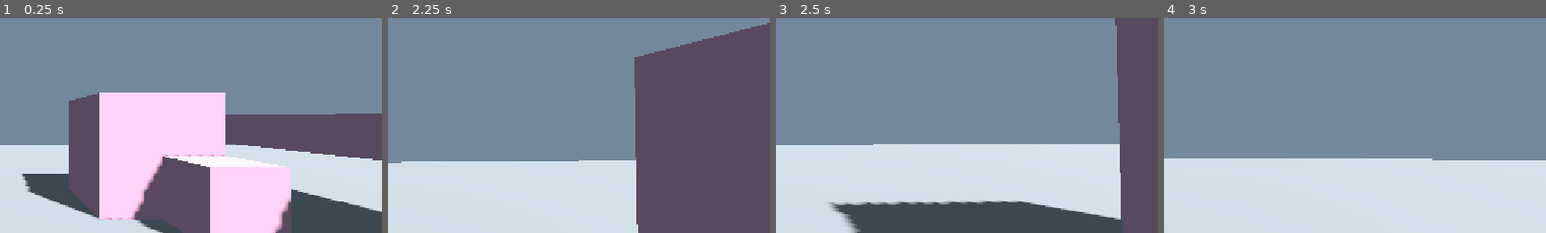
Above: before the commit, frames 1-4 (left to right).
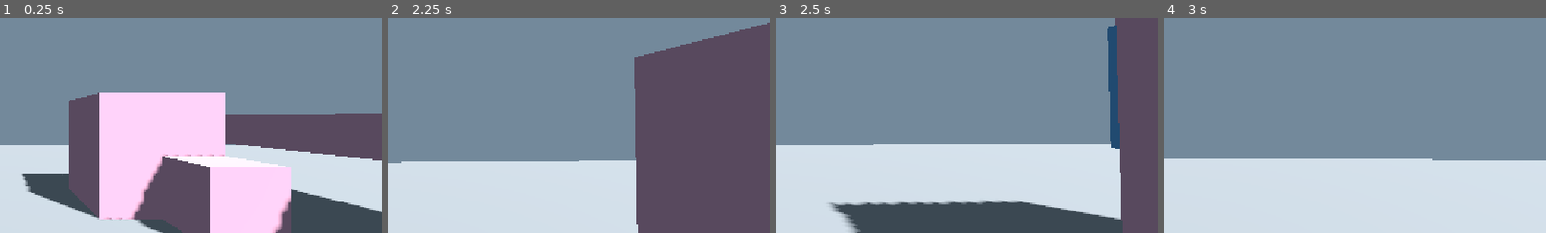
Above: after the commit, the same moments.

Repository: Midnight-Static/LSD-JAM-2026
Game: Godot game, scene res://scenes/test_level.tscn
Two runs of this game, one before a commit and one after it. Both use one fixed random seed, a clock stepped at 60 frames per second and the inputs below. The project has no main scene, so this scene is started directly.
Inputs (mouse positions are % of the whole screen's width and height, from its top left):
- Up to frame 1 (0.25 s): no input
- Up to frame 2 (2.25 s): tap Enter at 0.5 s; move the mouse to (55, 50) at 0.52 s; hold Ctrl (crouch) 0.53-1.28 s; hold W (move_forward) from 0.53 s (still down); tap Space (jump) at 0.77, 1.52 s; tap E (interact) at 0.8, 1.35 s; move the mouse to (45, 50) at 1.27 s; tap Ctrl (crouch) at 1.55 s; move the mouse to (52, 48) at 2.02 s; hold Ctrl (crouch) from 2.03 s (still down)
- Up to frame 3 (2.5 s): keep holding W (move_forward); keep holding Ctrl (crouch); tap E (interact) at 2.3 s
- Up to frame 4 (3 s): keep holding W (move_forward); move the mouse to (49, 52) at 2.77 s; release Ctrl (crouch) at 2.78 s; tap E (interact) at 2.85 s
The pictures show only the part of the screen within x 50-100%, y 27-77%; the shares and areas given below are measured in that part.

Frames 1-2 are identical in both runs. In frame 3, 1.3% of the frame differs, in the area x 86-90%, y 3-61%; in frame 4, nothing differs.

Commit message:
Add interactable buttons and dialogue system

Diff:
--- /dev/null
+++ b/lsdjam/scenes/dialogue_button.gd
@@ -0,0 +1,8 @@
+extends StaticBody3D
+
+# Reference to the dialogue UI in the current scene
+@onready var dialogue_ui = get_tree().current_scene.get_node("DialogueUI")
+
+# Called when the player presses E on this button
+func interact() -> void:
+	dialogue_ui.show_dialogue()
--- /dev/null
+++ b/lsdjam/scenes/dialogue_ui.gd
@@ -0,0 +1,47 @@
+extends CanvasLayer
+
+# References to the dialogue box and its text
+@onready var panel: PanelContainer = $PanelContainer
+@onready var dialogue_text: Label = $PanelContainer/MarginContainer/Label
+
+# Store the dialogue lines and which one we're currently displaying
+var dialogue_lines: Array[String] = []
+var current_line: int = 0
+var dialogue_open: bool = false
+
+
+# Hide the dialogue box when the scene starts
+func _ready() -> void:
+	# Read the dialogue written in the Label before hiding it
+	var written_text: String = dialogue_text.text
+
+	for line in written_text.split("\n"):
+		if not line.strip_edges().is_empty():
+			dialogue_lines.append(line.strip_edges())
+
+	panel.hide()
+
+
+# Start the dialogue when the player interacts
+func show_dialogue() -> void:
+	if dialogue_lines.is_empty():
+		return
+
+	current_line = 0
+	dialogue_open = true
+	dialogue_text.text = dialogue_lines[current_line]
+	panel.show()
+
+
+# Move to the next line, or close the dialogue when finished
+func next_dialogue() -> void:
+	if not dialogue_open:
+		return
+
+	current_line += 1
+
+	if current_line >= dialogue_lines.size():
+		dialogue_open = false
+		panel.hide()
+	else:
+		dialogue_text.text = dialogue_lines[current_line]
--- a/lsdjam/scenes/player/player.gd
+++ b/lsdjam/scenes/player/player.gd
@@ -18,9 +18,10 @@
 # How quickly the player changes between standing and crouching
 @export var crouch_transition_speed: float = 6.0
 
-# Reference to the player's collision
+# Reference to the player's collision and interactables
 @onready var collision_shape: CollisionShape3D = $CollisionShape3D
 @onready var ceiling_check: RayCast3D = $CeilingCheck
+@onready var interaction_ray: RayCast3D = $Head/Camera3D/InteractionRay
 
 # Check for whether there's room to stand up
 var is_crouching: bool = false
@@ -48,6 +49,10 @@
 
 		# Stop the player looking too far up or down.
 		head.rotation.x = clamp(head.rotation.x, deg_to_rad(-85), deg_to_rad(85))
+
+	# Press E to interact with objects
+	if event.is_action_pressed("interact") and not event.is_echo():
+		interact()
 
 
 # Runs every physics frame to handle movement.
@@ -125,3 +130,17 @@
 		target_eye_height,
 		crouch_transition_speed * delta
 	)
+
+# If dialogue is open, advance it - Otherwise interact with an object
+func interact() -> void:
+	var dialogue_ui = get_tree().current_scene.get_node_or_null("DialogueUI")
+
+	if dialogue_ui != null and dialogue_ui.dialogue_open:
+		dialogue_ui.next_dialogue()
+		return
+
+	if interaction_ray.is_colliding():
+		var object = interaction_ray.get_collider()
+
+		if object.has_method("interact"):
+			object.interact()
--- a/lsdjam/scenes/player/player.tscn
+++ b/lsdjam/scenes/player/player.tscn
@@ -19,6 +19,9 @@
 [node name="Camera3D" type="Camera3D" parent="Head" unique_id=1064483054]
 current = true
 
+[node name="InteractionRay" type="RayCast3D" parent="Head/Camera3D" unique_id=740041406]
+target_position = Vector3(0, 0, -3)
+
 [node name="CeilingCheck" type="RayCast3D" parent="." unique_id=1713814560]
 transform = Transform3D(1, 0, 0, 0, 1, 0, 0, 0, 1, 0, 0.8, 0)
 target_position = Vector3(0, 1.1, 0)
--- a/lsdjam/scenes/test_level.tscn
+++ b/lsdjam/scenes/test_level.tscn
@@ -1,6 +1,8 @@
 [gd_scene format=3 uid="uid://13djynn0bse4"]
 
 [ext_resource type="PackedScene" uid="uid://bq5lc6hm3jt8e" path="res://scenes/player/player.tscn" id="1_2venv"]
+[ext_resource type="Script" uid="uid://bh3vqd0s8t1et" path="res://scenes/dialogue_button.gd" id="2_j6w7d"]
+[ext_resource type="Script" uid="uid://biainkldgnay2" path="res://scenes/dialogue_ui.gd" id="2_paw1w"]
 
 [sub_resource type="BoxShape3D" id="BoxShape3D_rm7dq"]
 size = Vector3(30, 1, 30)
@@ -24,6 +26,26 @@
 [sub_resource type="BoxShape3D" id="BoxShape3D_2venv"]
 size = Vector3(2, 2, 2)
 
+[sub_resource type="StandardMaterial3D" id="StandardMaterial3D_40yo8"]
+albedo_color = Color(0.32941177, 0.56078434, 0.7294118, 1)
+
+[sub_resource type="BoxMesh" id="BoxMesh_fma6k"]
+material = SubResource("StandardMaterial3D_40yo8")
+size = Vector3(0.65, 0.65, 0.2)
+
+[sub_resource type="BoxShape3D" id="BoxShape3D_degyb"]
+size = Vector3(0.65, 0.65, 0.2)
+
+[sub_resource type="StandardMaterial3D" id="StandardMaterial3D_8a35p"]
+albedo_color = Color(0.5529412, 0.73333335, 0.4745098, 1)
+
+[sub_resource type="BoxMesh" id="BoxMesh_mxxaj"]
+material = SubResource("StandardMaterial3D_8a35p")
+size = Vector3(0.65, 0.65, 0.2)
+
+[sub_resource type="BoxShape3D" id="BoxShape3D_1ceaq"]
+size = Vector3(0.65, 0.65, 0.2)
+
 [sub_resource type="BoxMesh" id="BoxMesh_2venv"]
 material = SubResource("StandardMaterial3D_d1cij")
 
@@ -38,6 +60,9 @@
 
 [sub_resource type="BoxShape3D" id="BoxShape3D_fma6k"]
 size = Vector3(3, 0.5, 5)
+
+[sub_resource type="LabelSettings" id="LabelSettings_2venv"]
+font_size = 25
 
 [node name="TestLevel" type="Node3D" unique_id=2125713836]
 
@@ -70,6 +95,25 @@
 [node name="CollisionShape3D" type="CollisionShape3D" parent="TestCube" unique_id=375952022]
 shape = SubResource("BoxShape3D_2venv")
 
+[node name="DialogueButton" type="StaticBody3D" parent="TestCube" unique_id=473865122]
+transform = Transform3D(1, 0, 0, 0, 1, 0, 0, 0, 1, -0.45, 0, -1.1)
+script = ExtResource("2_j6w7d")
+
+[node name="MeshInstance3D" type="MeshInstance3D" parent="TestCube/DialogueButton" unique_id=2025305539]
+mesh = SubResource("BoxMesh_fma6k")
+
+[node name="CollisionShape3D" type="CollisionShape3D" parent="TestCube/DialogueButton" unique_id=2141272574]
+shape = SubResource("BoxShape3D_degyb")
+
+[node name="DreamButton" type="StaticBody3D" parent="TestCube" unique_id=1951336827]
+transform = Transform3D(1, 0, 0, 0, 1, 0, 0, 0, 1, 0.45, 0, -1.1)
+
+[node name="MeshInstance3D" type="MeshInstance3D" parent="TestCube/DreamButton" unique_id=132300390]
+mesh = SubResource("BoxMesh_mxxaj")
+
+[node name="CollisionShape3D" type="CollisionShape3D" parent="TestCube/DreamButton" unique_id=710864557]
+shape = SubResource("BoxShape3D_1ceaq")
+
 [node name="TestCube2" type="StaticBody3D" parent="." unique_id=1911161677]
 transform = Transform3D(1, 0, 0, 0, 1, 0, 0, 0, 1, 0.5, 0.5, -2.5)
 
@@ -87,3 +131,30 @@
 
 [node name="CollisionShape3D" type="CollisionShape3D" parent="TunnelRoof" unique_id=1621035465]
 shape = SubResource("BoxShape3D_fma6k")
+
+[node name="DialogueUI" type="CanvasLayer" parent="." unique_id=1217447081]
+script = ExtResource("2_paw1w")
+
+[node name="PanelContainer" type="PanelContainer" parent="DialogueUI" unique_id=800381826]
+anchors_preset = 12
+anchor_top = 1.0
+anchor_right = 1.0
+anchor_bottom = 1.0
+offset_left = 250.0
+offset_top = -148.0
+offset_right = -202.0
+offset_bottom = -48.0
+grow_horizontal = 2
+grow_vertical = 0
+
+[node name="MarginContainer" type="MarginContainer" parent="DialogueUI/PanelContainer" unique_id=367756990]
+layout_mode = 2
+
+[node name="Label" type="Label" parent="DialogueUI/PanelContainer/MarginContainer" unique_id=1679661386]
+layout_mode = 2
+text = "If you read this, you are gay.
+...
+.....
+That's weird, nothing changed."
+label_settings = SubResource("LabelSettings_2venv")
+horizontal_alignment = 1
Not shown, added: lsdjam/scenes/dialogue_button.gd.uid
Not shown, added: lsdjam/scenes/dialogue_ui.gd.uid
